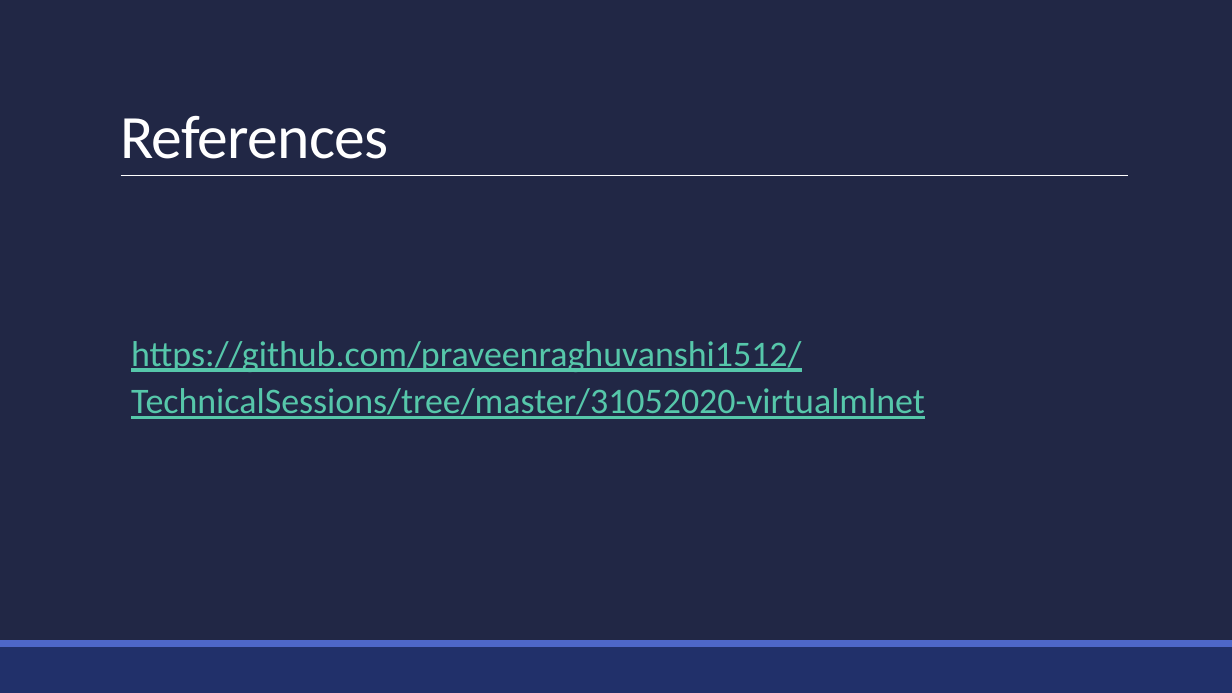
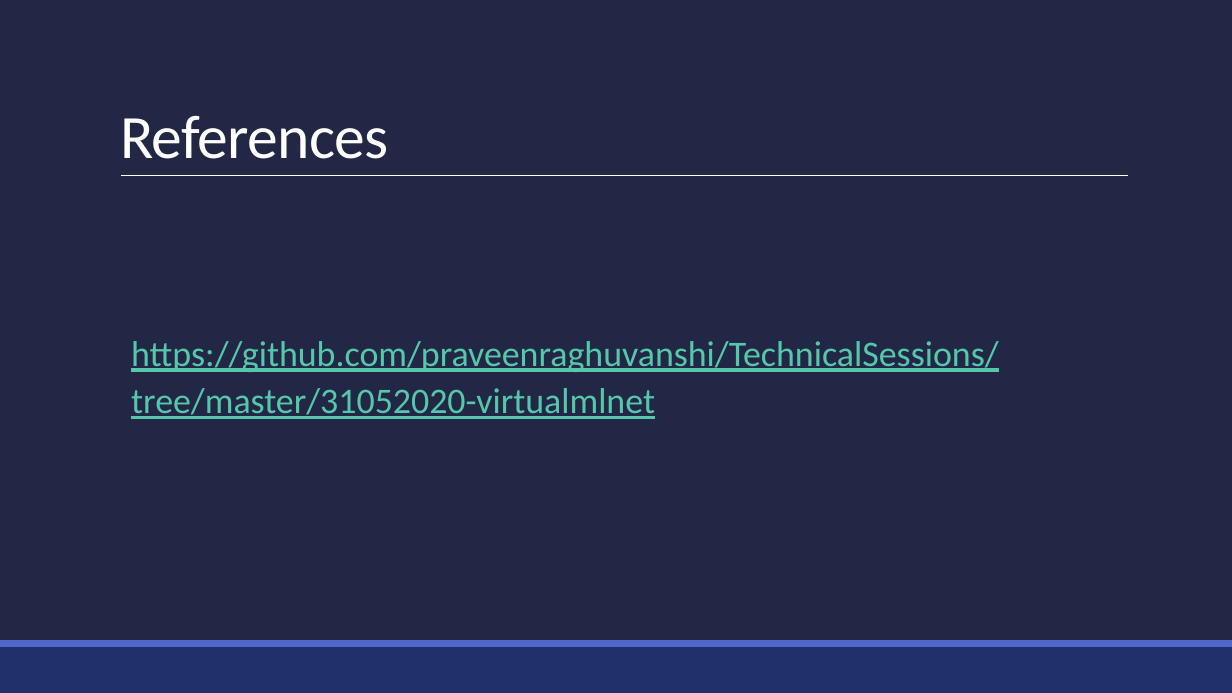
Before and after one commit to praveenraghuvanshi/tech-sessions, a slide deck: slide 18 of 31052020-virtualmlnet/virtualmlnet-2020.pptx. Drawn at 1232x693 pixels with LibreOffice and Linux fonts; fonts in the diff are those of the drawing. Boxes give left, top, right and bottom in pixels: in the first picture for what was removed or moved away, otherwise in the second. Text is boxed around its words. In the diff, an @@ line names an element or a change of style, - is before the commit and + after.

Commit message:
Updated reference to new github

```diff
--- a/31052020-virtualmlnet/virtualmlnet-2020.pptx
+++ b/31052020-virtualmlnet/virtualmlnet-2020.pptx
@@ text at (131,341,999,419): text changed @@
-  https://github.com/praveenraghuvanshi1512/TechnicalSessions/tree/master/31052020-virtualmlnet
+  https://github.com/praveenraghuvanshi/TechnicalSessions/tree/master/31052020-virtualmlnet
```
Also in this commit, not shown: 1 other slide changed, 5 other files.
